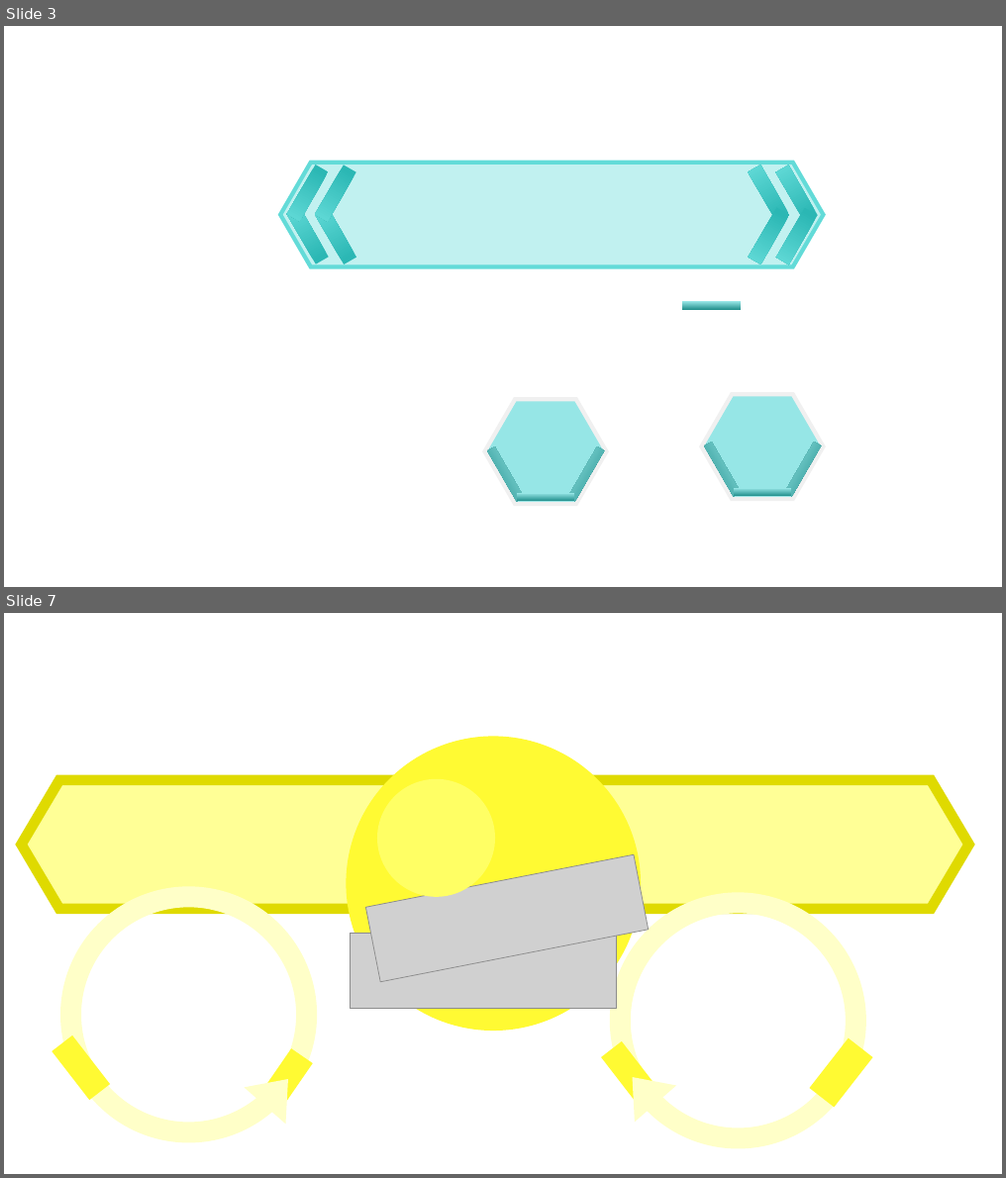
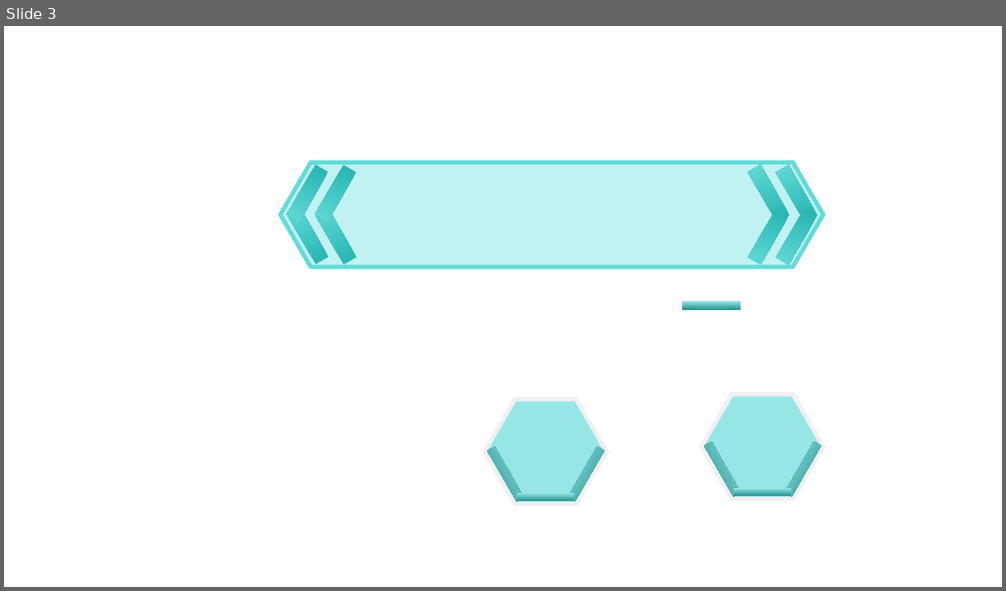
Before and after one commit to SNUGDC/Hextris, a slide deck: Hextris 아트 리소스.pptx. Shown one above the other, each under a label of ours: slides 3 and 7 before the commit, slide 3 after it; the slides between them are not shown. The pictures are 1006x1178 and 1006x591 pixels, drawn with LibreOffice and Linux fonts; fonts in the diff are those of the drawing; grey boxes stand for pictures. Boxes give left, top, right and bottom in pixels: in the first picture for what was removed or moved away, otherwise in the second. Text is boxed around its words. In the diff, an @@ line names an element or a change of style, - is before the commit and + after.

```diff
--- a/Hextris 아트 리소스.pptx
+++ b/Hextris 아트 리소스.pptx
@@ slide 7 removed at (4,613,1002,1174), background #FFFFFF @@
@@ hexagon removed at (21,780,969,909) @@
@@ group removed at (347,737,648,1032): 2 ellipses, 2 pictures @@
@@ group removed at (62,897,309,1133): 2 lines, 1 ellipse, 1 triangle @@
@@ group removed at (611,903,860,1139): 2 lines, 1 ellipse, 1 triangle @@
```
Also in this commit, not shown: 4 slides changed, 1 slide added, 9 other files.
